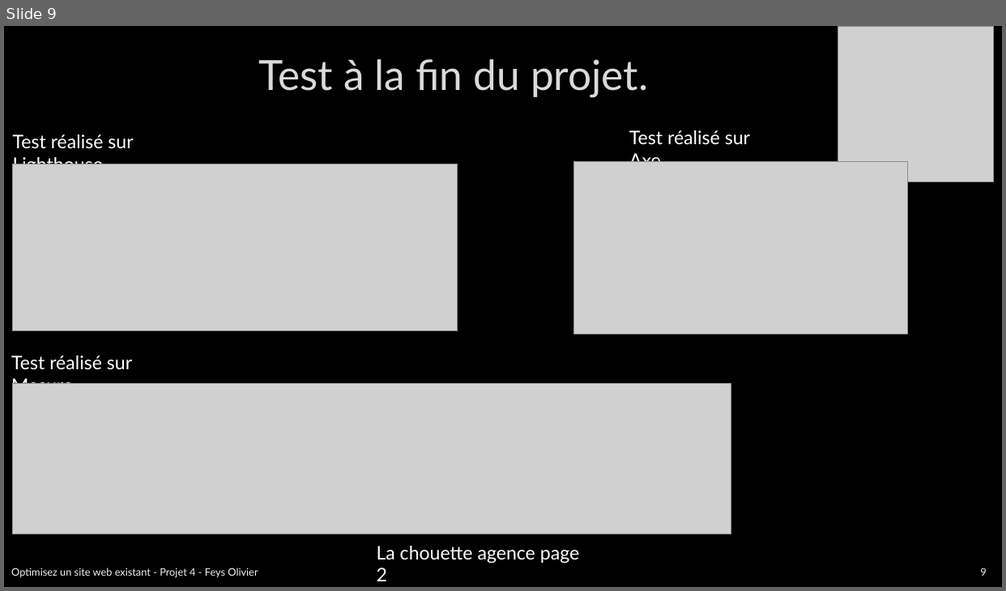
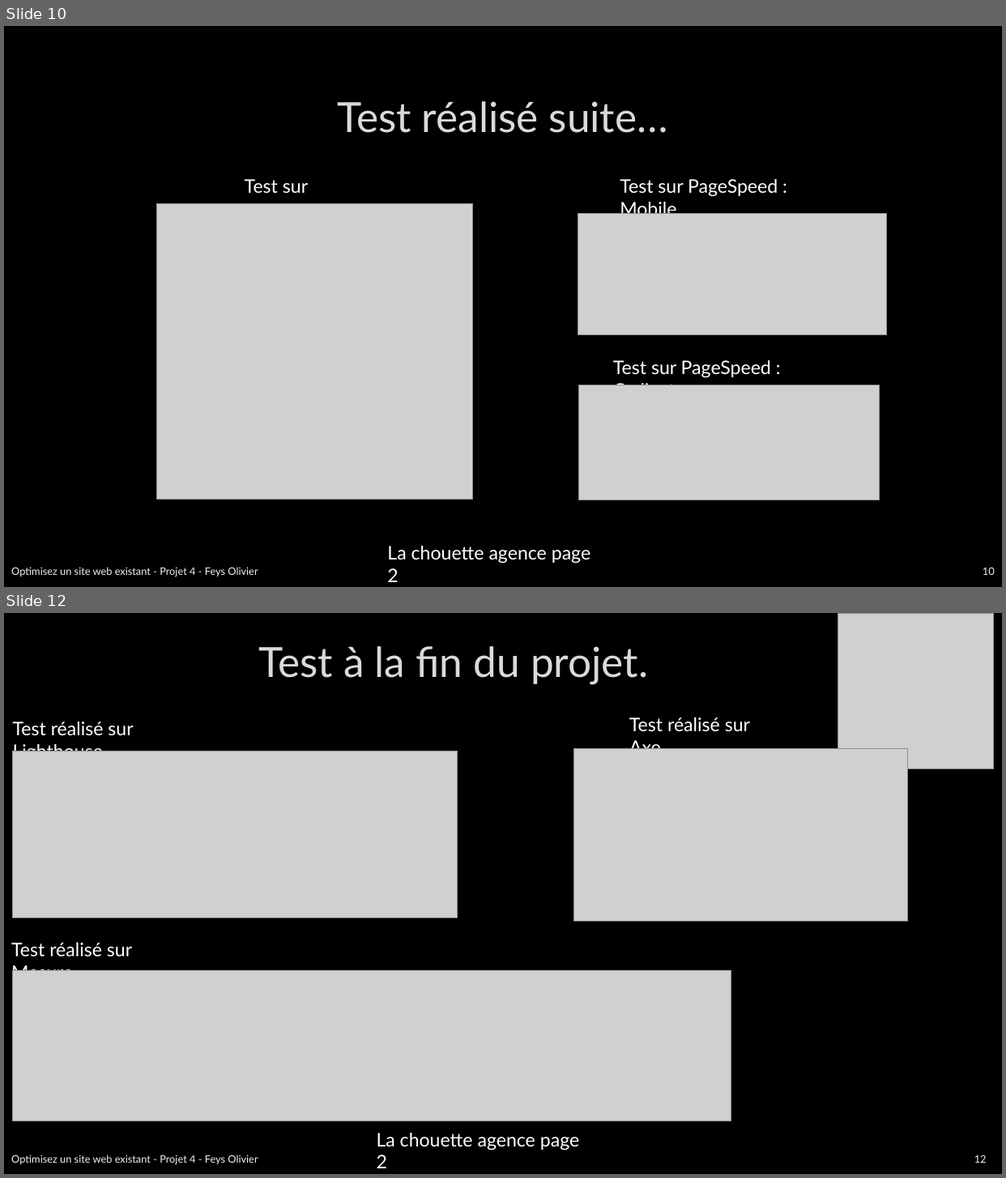
Before and after one commit to Olive59/Projet-4, a slide deck: p4-03-rapport.pptx. Shown one above the other, each under a label of ours: slide 9 before the commit, slides 10 and 12 after it; the slides between them are not shown. The pictures are 1006x591 and 1006x1178 pixels, drawn with LibreOffice and Linux fonts; fonts in the diff are those of the drawing; grey boxes stand for pictures; background and template pictures are left out. Boxes give left, top, right and bottom in pixels: in the first picture for what was removed or moved away, otherwise in the second. Text is boxed around its words. In the diff, an @@ line names an element or a change of style, - is before the commit and + after.

Commit message:
differents test

```diff
--- a/p4-03-rapport.pptx
+++ b/p4-03-rapport.pptx
@@ slide 10 added at (4,26,1002,587), background picture (left out) @@
@@ title added at (337,101,668,133), 40 pt, text #DADADA @@
+Test réalisé suite…
@@ text added at (245,179,308,204), 18 pt, text #FFFFFF @@
+Test sur wave
@@ text added at (620,179,778,220), 18 pt, text #FFFFFF @@
+Test sur PageSpeed : Mobile
@@ picture added at (157,204,473,500) @@
@@ picture added at (578,213,887,335) @@
@@ text added at (613,361,771,386), 18 pt, text #FFFFFF @@
+Test sur PageSpeed : Ordinateur
@@ picture added at (579,386,880,501) @@
@@ text added at (387,546,590,582), 18 pt, text #FFFFFF @@
+La chouette agence page 2
@@ text added at (11,567,258,578), 10 pt, text #F2F2F2 @@
+Optimisez un site web existant - Projet 4 - Feys Olivier
@@ page number added at (982,567,995,575), 10 pt, text #F2F2F2 @@
+10
@@ what was slide 9 is now slide 12 @@
@@ page number at (974,1155,987,1163): text changed @@
-9
+12
```
Also in this commit, not shown: 7 slides changed, 2 other slides added, 14 other files.
